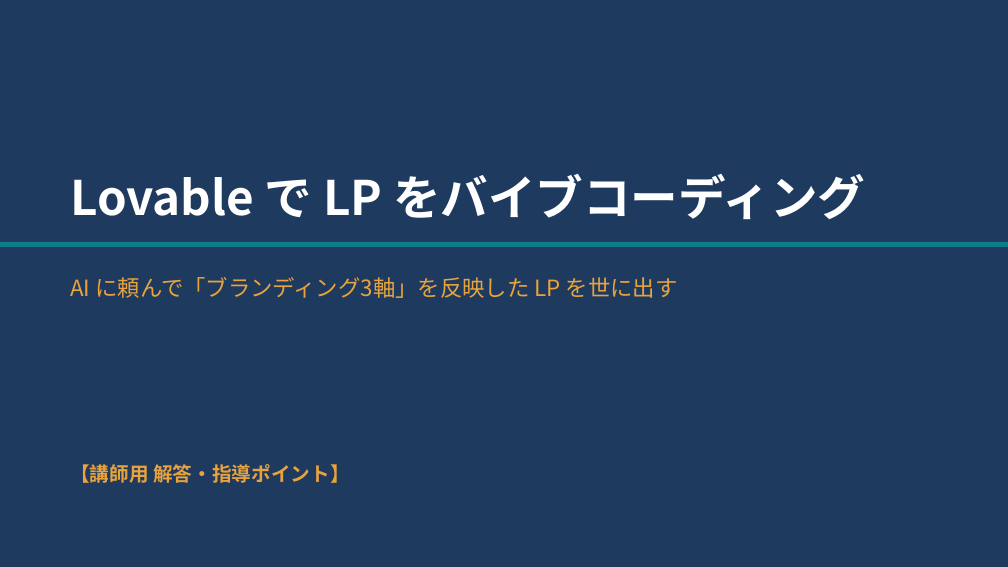
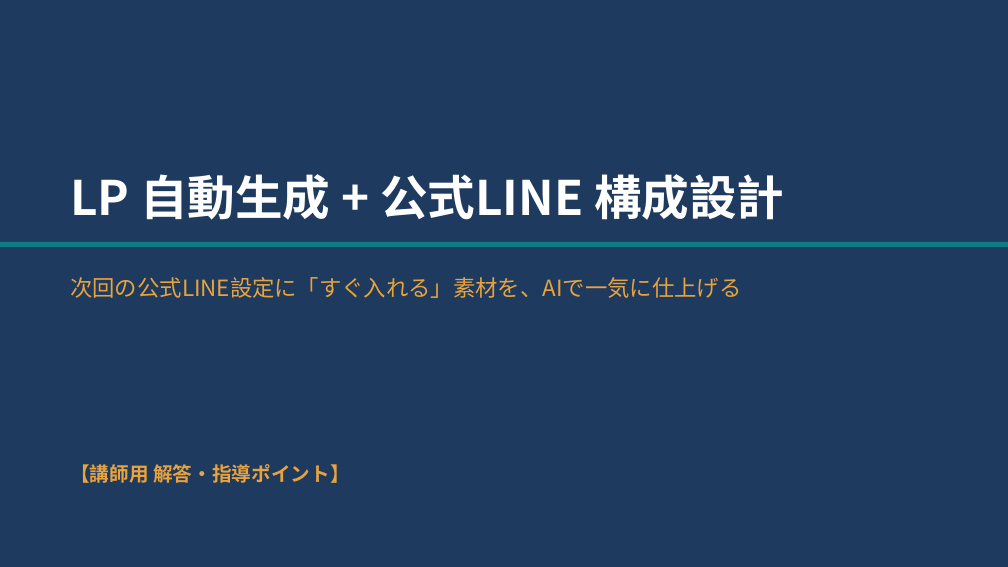
Before and after one commit to kana-story-321/github.io, a slide deck: slide 1 of lecture_pptx/out/work01_teacher.pptx. Drawn at 1008x567 pixels with LibreOffice and Linux fonts; fonts in the diff are those of the drawing. Boxes give left, top, right and bottom in pixels: in the first picture for what was removed or moved away, otherwise in the second. Text is boxed around its words. In the diff, an @@ line names an element or a change of style, - is before the commit and + after.

```diff
--- a/lecture_pptx/out/work01_teacher.pptx
+++ b/lecture_pptx/out/work01_teacher.pptx
@@ text at <box>70,174,784,220</box>: text changed @@
-Lovable で LP をバイブコーディング
+LP 自動生成 + 公式LINE 構成設計
@@ text at <box>70,277,741,298</box>: text changed @@
-AI に頼んで「ブランディング3軸」を反映した LP を世に出す
+次回の公式LINE設定に「すぐ入れる」素材を、AIで一気に仕上げる
```
Also in this commit, not shown: 2 other slides changed, 8 other files.
